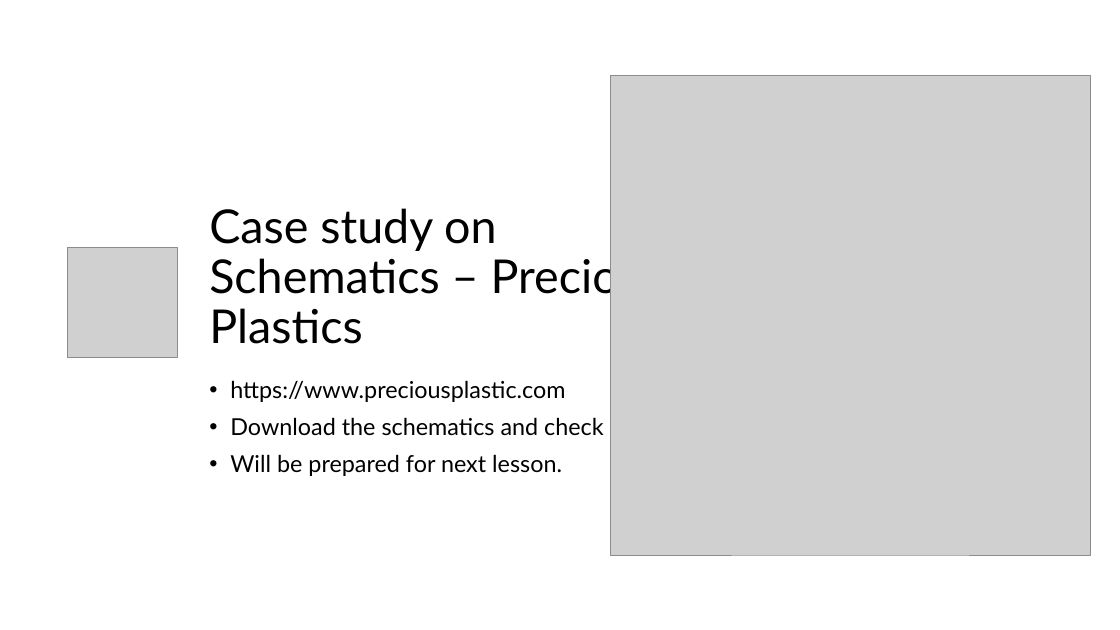
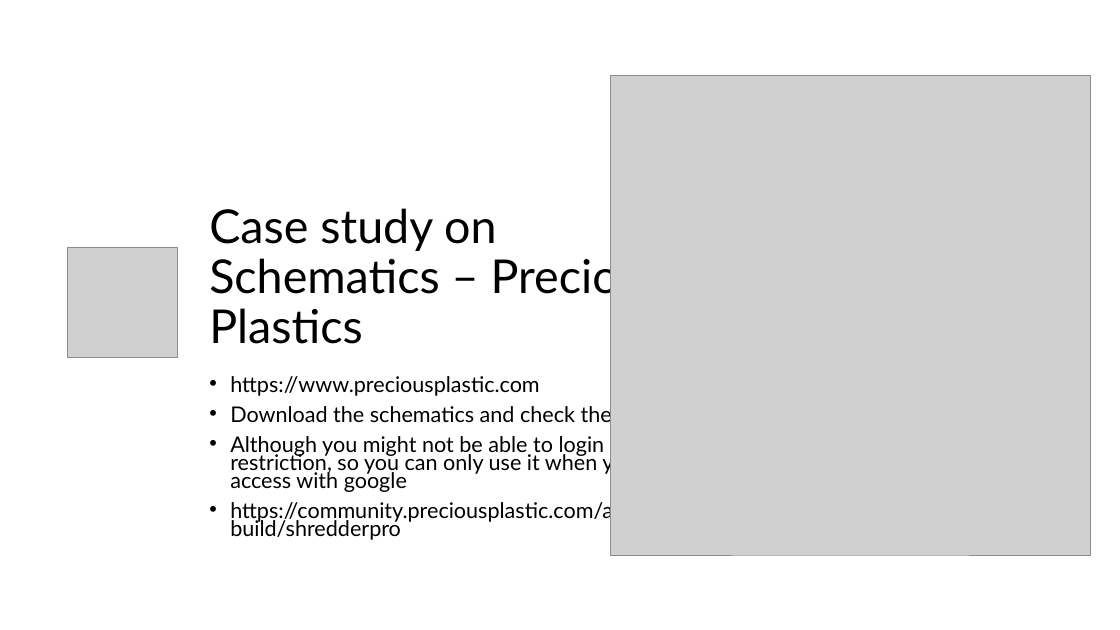
Before and after one commit to JLNU-EETC3433/courseware, a slide deck: slide 6 of 20241101-lesson6.pptx (slide 5 before the commit). Drawn at 1120x630 pixels with LibreOffice and Linux fonts; fonts in the diff are those of the drawing; grey boxes stand for pictures. Boxes give left, top, right and bottom in pixels: in the first picture for what was removed or moved away, otherwise in the second. Text is boxed around its words. In the diff, an @@ line names an element or a change of style, - is before the commit and + after.

```diff
--- a/20241101-lesson6.pptx
+++ b/20241101-lesson6.pptx
@@ text at (230, 376, 630, 427): size 20 to 18.5 pt in "https://www.preciousplastic.com", "Download the schematics and check them out"; line spacing 0.9 to 0.7 @@
@@ text at (230, 433, 695, 540): text changed; size 20 to 18.5 pt @@
-• Will be prepared for next lesson.
+• Although you might not be able to login (firebase restriction, so you can only use it when you have access with google
+• https://community.preciousplastic.com/academy/build/shredderpro
```
Also in this commit, not shown: 2 other slides changed, 3 slides added.
